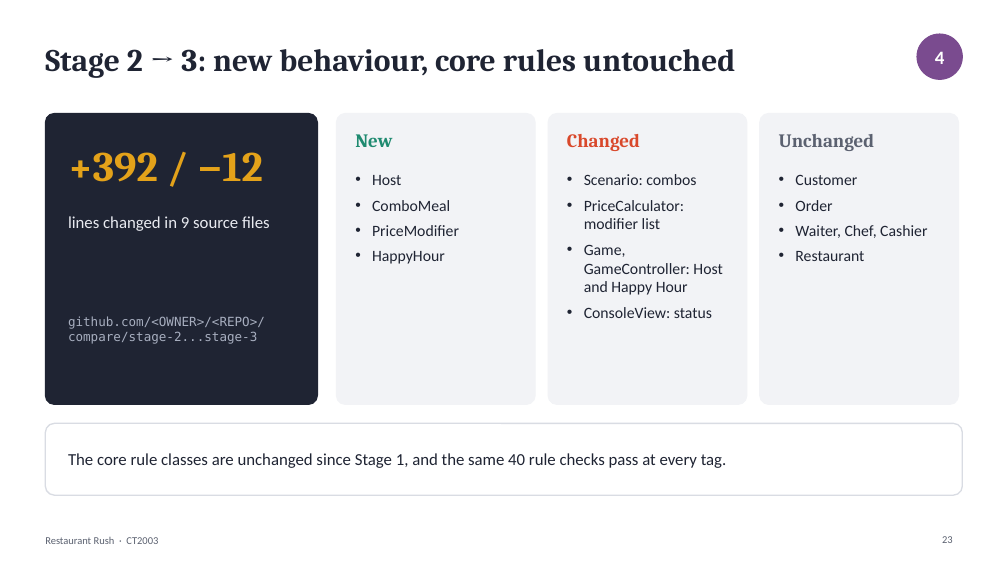
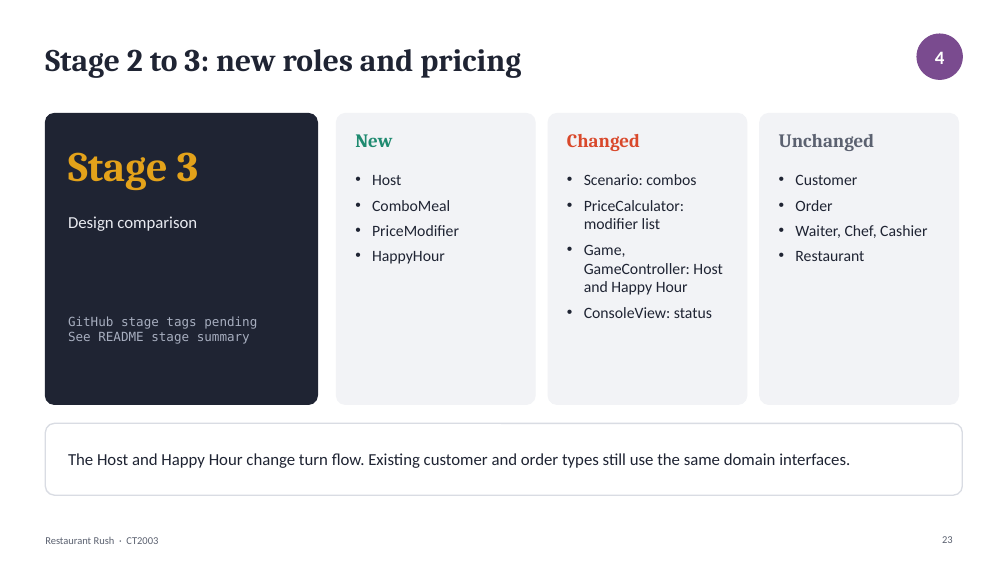
Before and after one commit to JeremyChooCK/CT2003-Restaurant-Rush, a slide deck: slide 23 of docs/presentation/RestaurantRush_Presentation.pptx. Drawn at 1008x567 pixels with LibreOffice and Linux fonts; fonts in the diff are those of the drawing. Boxes give left, top, right and bottom in pixels: in the first picture for what was removed or moved away, otherwise in the second. Text is boxed around its words. In the diff, an @@ line names an element or a change of style, - is before the commit and + after.

Commit message:
Update presentation and make README the repository guide

```diff
--- a/docs/presentation/RestaurantRush_Presentation.pptx
+++ b/docs/presentation/RestaurantRush_Presentation.pptx
@@ title at <box>45,49,521,78</box>: text changed @@
-Stage 2 → 3: new behaviour, core rules untouched
+Stage 2 to 3: new roles and pricing
@@ text at <box>68,152,198,190</box>: text changed @@
-+392 / −12
+Stage 3
@@ text at <box>68,216,197,231</box>: text changed @@
-lines changed in 9 source files
+Design comparison
@@ text at <box>68,316,257,344</box>: text changed @@
-github.com/<OWNER>/<REPO>/
-compare/stage-2...stage-3
+GitHub stage tags pending
+See README stage summary
@@ text at <box>68,453,850,468</box>: text changed @@
-The core rule classes are unchanged since Stage 1, and the same 40 rule checks pass at every tag.
+The Host and Happy Hour change turn flow. Existing customer and order types still use the same domain interfaces.
```
Also in this commit, not shown: 17 other slides changed, 1 slide added, 1 slide removed, 1 other file.
